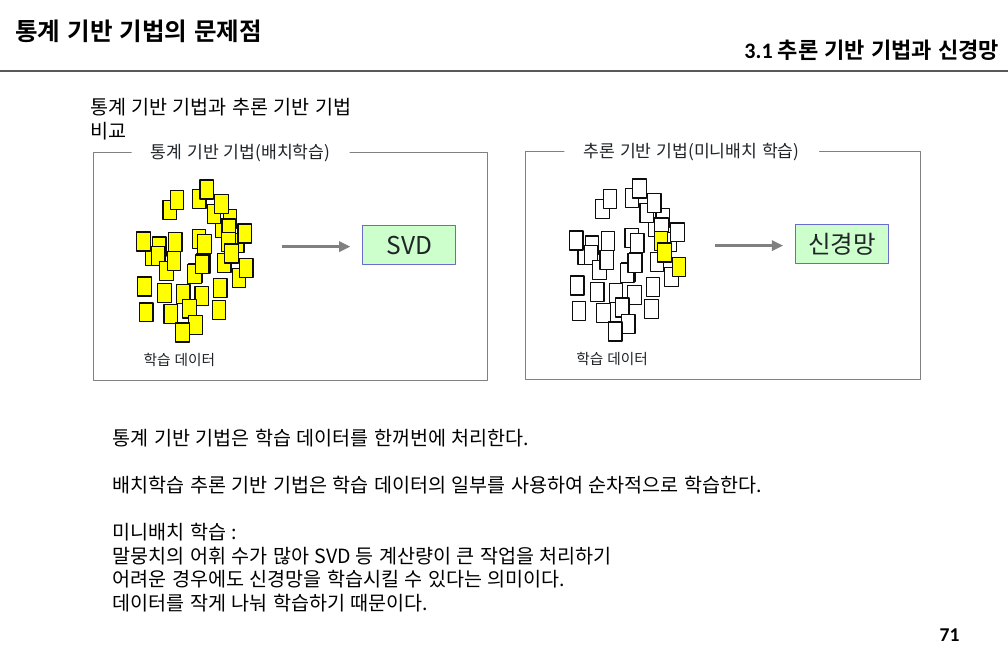
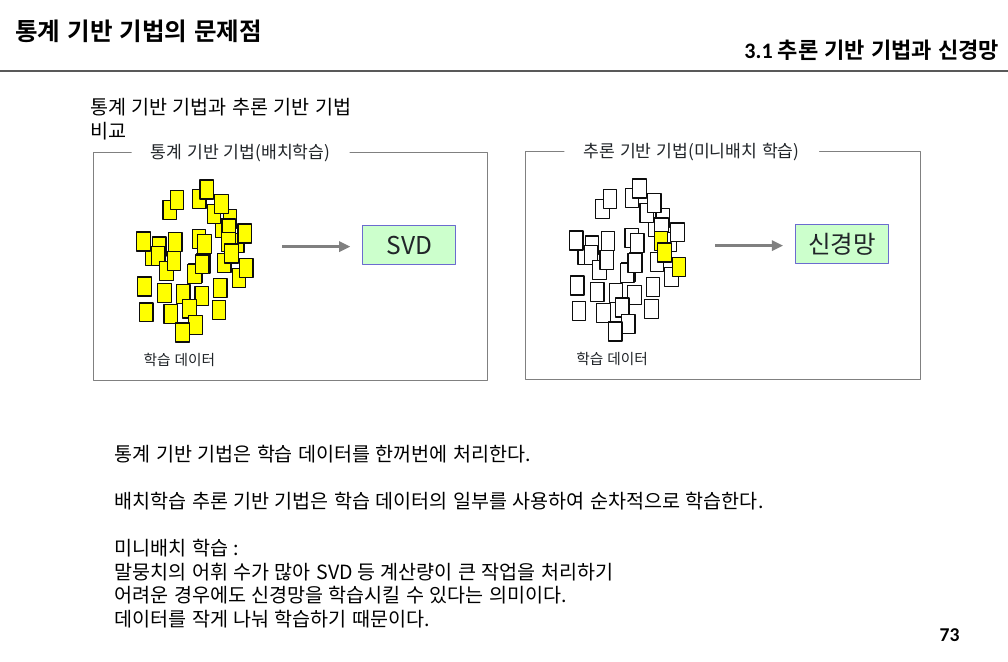
Before and after one commit to imguru-mooc/nlp_week, a slide deck: slide 73 of 인공지능_자연어처리_2_판서.pptx (slide 71 before the commit). Drawn at 1008x662 pixels with LibreOffice and Linux fonts; fonts in the diff are those of the drawing. Boxes give left, top, right and bottom in pixels: in the first picture for what was removed or moved away, otherwise in the second. Text is boxed around its words. In the diff, an @@ line names an element or a change of style, - is before the commit and + after.

```diff
--- a/인공지능_자연어처리_2_판서.pptx
+++ b/인공지능_자연어처리_2_판서.pptx
@@ text "통계 기반 기법은 학습 데이터를 ...": place and size @@
-text "통계 기반 기법은 학습 데이터를 ..." at (113, 428, 762, 612)
+text "통계 기반 기법은 학습 데이터를 ..." at (115, 444, 764, 628)
@@ page number at (940, 628, 960, 641): text changed @@
-71
+73
```
Also in this commit, not shown: 19 other slides changed, 10 slides added.
